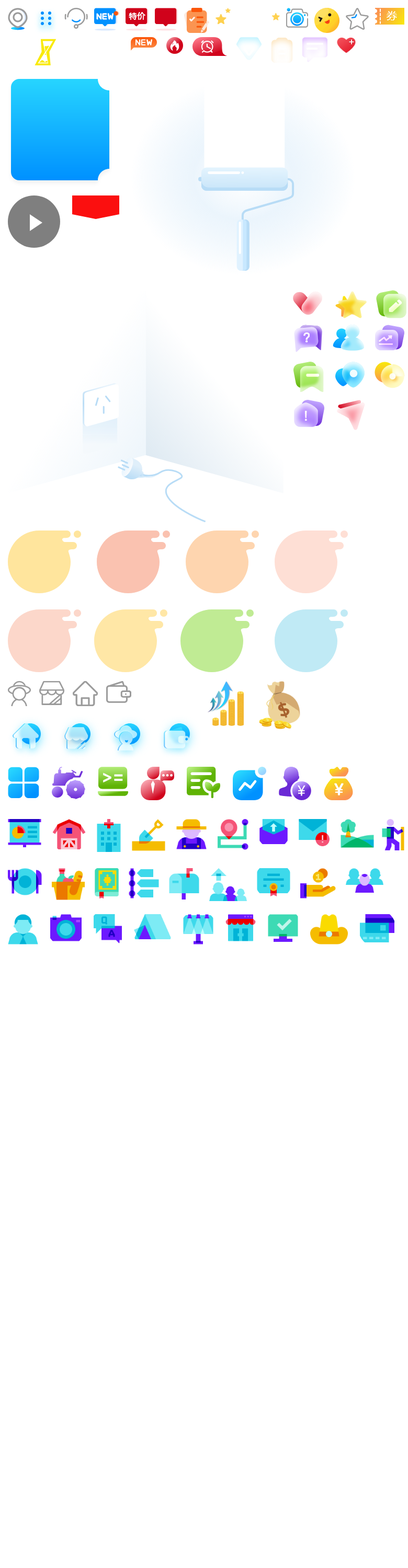
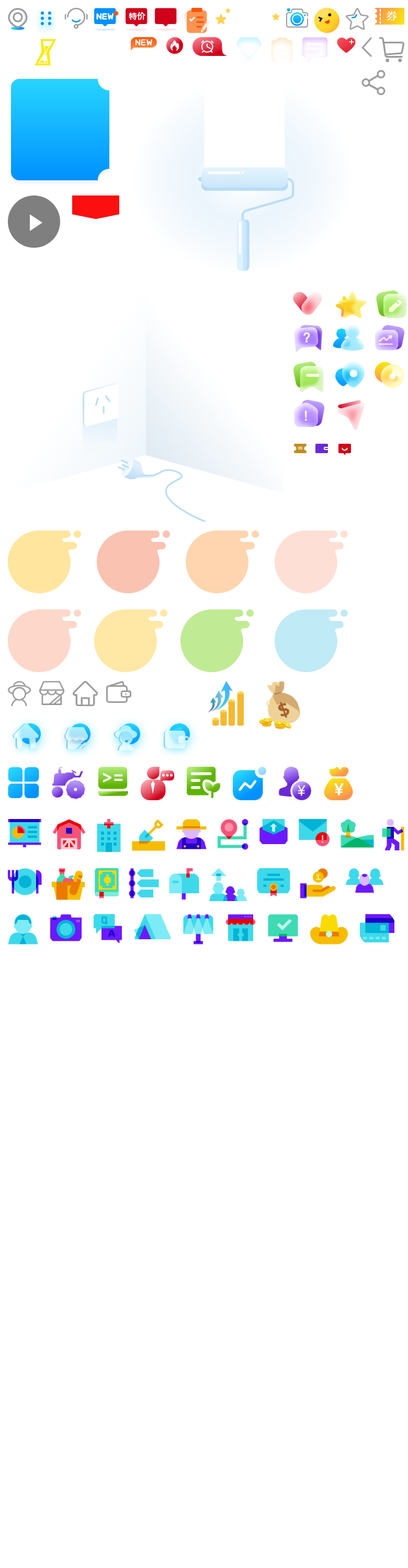
Layers edited between the first and the second w=408, h=1568 image:
added layer "图层 50" above "图层 49" over [361, 70, 386, 96]
added layer "图层 49" above "图层 48" over [378, 37, 405, 63]
added layer "图层 48" above "图层 47" over [361, 37, 372, 57]
added layer "图层 47" above "图层 46" over [315, 443, 328, 454]
added layer "图层 46" above "图层 44" over [338, 443, 351, 456]
added layer "图层 44" above "图层 43" over [293, 443, 307, 454]
